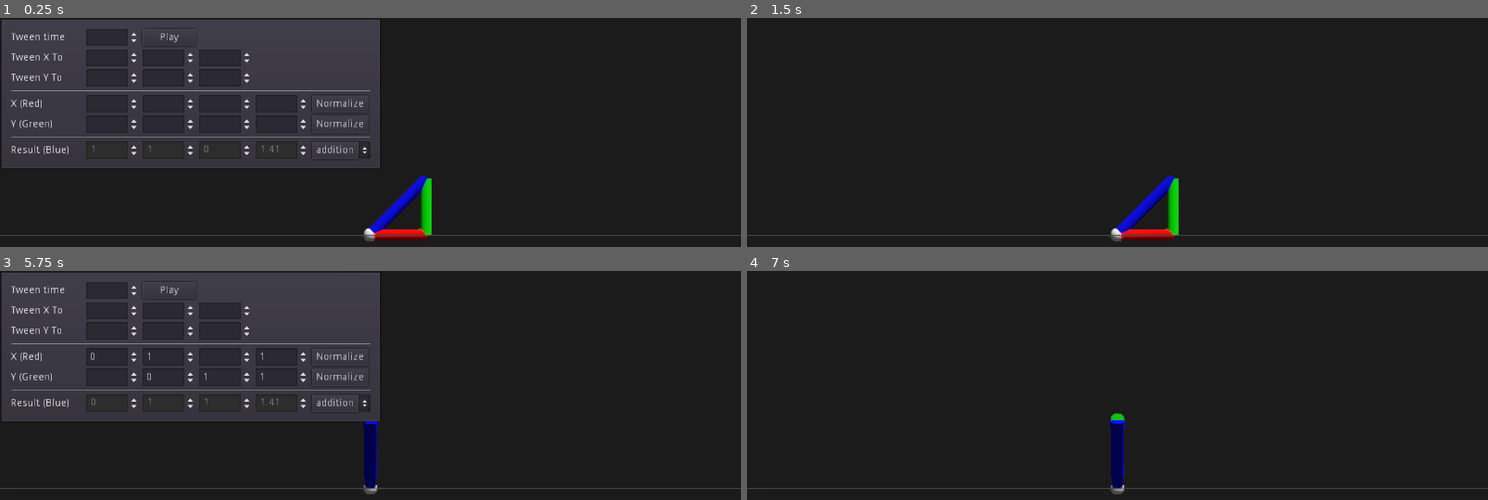
Above: before the commit, frames 1-4 (two rows, left to right).
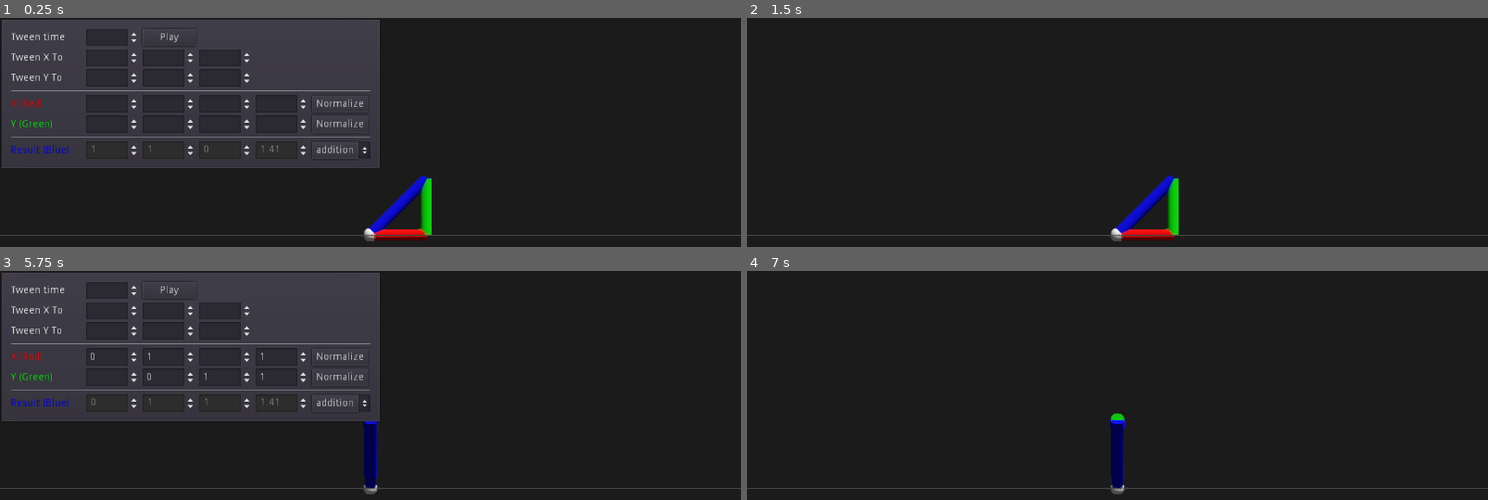
Above: after the commit, the same moments.

Repository: addmix/vector-math-visualizer
Game: Godot game, scene res://spatial.tscn
Same seed, same stepped clock (60 frames per second), same inputs: the game is played once before the commit and once after it.
Inputs (mouse positions are in pixels of both pictures, inside the frame that each line leads up to):
- Up to frame 1 (0.25 s): no input
- Up to frame 2 (1.5 s): click "Play" at 0.5 s; tap Enter at 1.25 s; move the mouse to (1280, 212) at 1.27 s; click (1280, 212) at 1.42 s
- Up to frame 3 (5.75 s): move the mouse to (outside the picture) at 2.02 s; click (outside the picture) at 2.17 s; move the mouse to (444, 392) at 2.77 s; click (444, 392) at 2.92 s; move the mouse to (outside the picture) at 3.52 s; click (outside the picture) at 3.67 s; move the mouse to (outside the picture) at 4.27 s; click (outside the picture) at 4.42 s; tap Space at 5 s; move the mouse to (148, 422) at 5.02 s; click (148, 422) at 5.17 s
- Up to frame 4 (7 s): click "Play" at 5.75 s; tap Enter at 6.5 s; move the mouse to (1154, 488) at 6.52 s; click (1154, 488) at 6.67 s

The runs differ from the first frame. In frame 1, 0.3% of the frame differs, in the area x 1-10%, y 35-60%; in frame 2, nothing differs; in frame 3, 0.3%; in frame 4, nothing differs.

Commit message:
change font colors for clarity

Diff:
--- a/spatial.tscn
+++ b/spatial.tscn
@@ -157,6 +157,7 @@
 margin_right = 100.0
 margin_bottom = 19.0
 rect_min_size = Vector2( 100, 0 )
+custom_colors/font_color = Color( 1, 0, 0, 1 )
 text = "X (Red)"
 
 [node name="X" type="SpinBox" parent="Control/PanelContainer/MarginContainer/Vectors/X"]
@@ -209,6 +210,7 @@
 margin_right = 100.0
 margin_bottom = 19.0
 rect_min_size = Vector2( 100, 0 )
+custom_colors/font_color = Color( 0, 1, 0, 1 )
 text = "Y (Green)"
 
 [node name="X" type="SpinBox" parent="Control/PanelContainer/MarginContainer/Vectors/Y"]
@@ -266,6 +268,7 @@
 margin_right = 100.0
 margin_bottom = 19.0
 rect_min_size = Vector2( 100, 0 )
+custom_colors/font_color = Color( 0, 0, 1, 1 )
 text = "Result (Blue)"
 
 [node name="X" type="SpinBox" parent="Control/PanelContainer/MarginContainer/Vectors/Z"]
